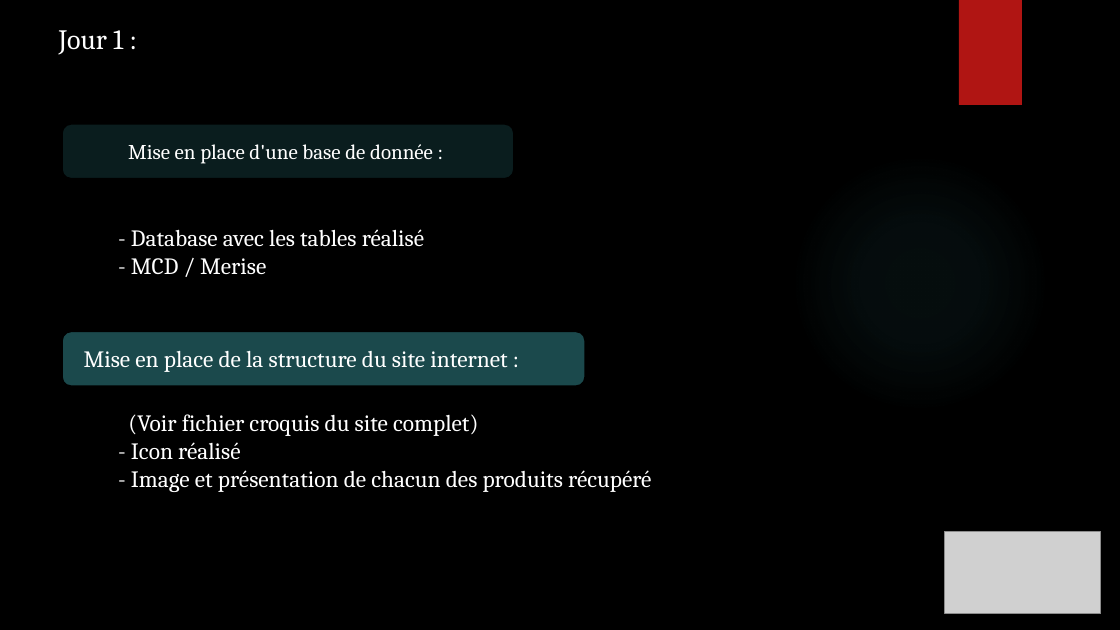
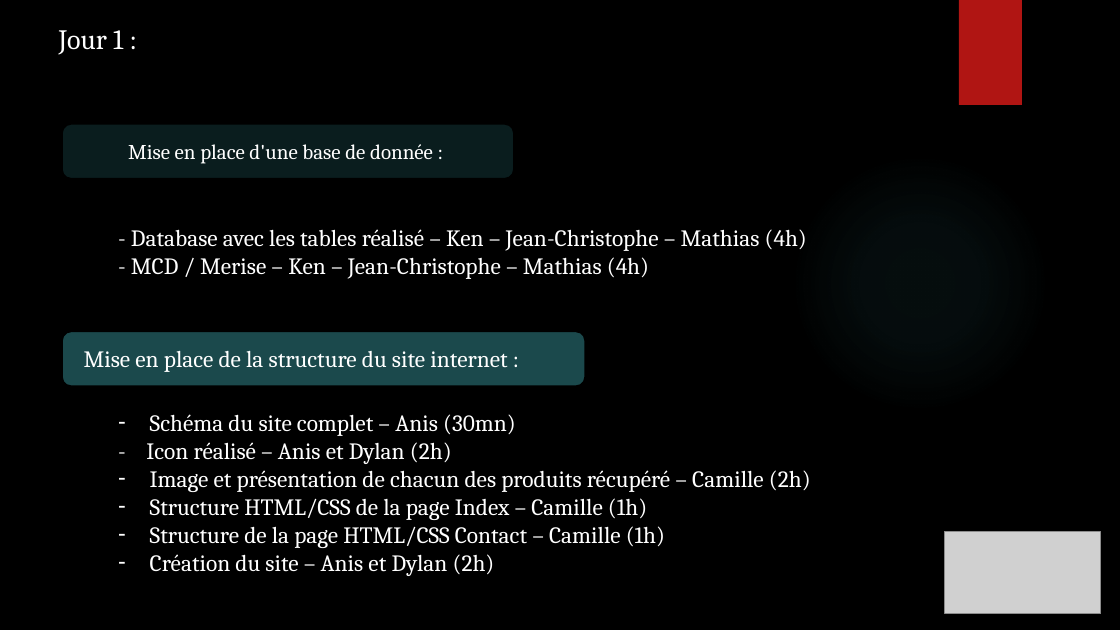
Before and after one commit to ChampemeDylan/UPOP, a slide deck: slide 9 of Présentation UPOP.pptx. Drawn at 1120x630 pixels with LibreOffice and Linux fonts; fonts in the diff are those of the drawing; grey boxes stand for pictures; background and template pictures are left out. Boxes give left, top, right and bottom in pixels: in the first picture for what was removed or moved away, otherwise in the second. Text is boxed around its words. In the diff, an @@ line names an element or a change of style, - is before the commit and + after.

Commit message:
Camille MAJ DIAPO
Ajout des personnes tâches et heures passées
Manque TEST pour finir
et Structure

```diff
--- a/Présentation UPOP.pptx
+++ b/Présentation UPOP.pptx
@@ text at (x1=131, y1=229, x2=807, y2=279): text changed @@
-- Database avec les tables réalisé
-- MCD / Merise
+- Database avec les tables réalisé – Ken – Jean-Christophe – Mathias (4h)
+- MCD / Merise – Ken – Jean-Christophe – Mathias (4h)
@@ text at (x1=146, y1=414, x2=811, y2=576): text changed @@
-(Voir fichier croquis du site complet)
-- Icon réalisé
-- Image et présentation de chacun des produits récupéré
+– Schéma du site complet – Anis (30mn)
+- Icon réalisé – Anis et Dylan (2h)
+– Image et présentation de chacun des produits récupéré – Camille (2h)
+– Structure HTML/CSS de la page Index – Camille (1h)
+– Structure de la page HTML/CSS Contact – Camille (1h)
+– Création du site – Anis et Dylan (2h)
```
Also in this commit, not shown: 9 other slides changed.
